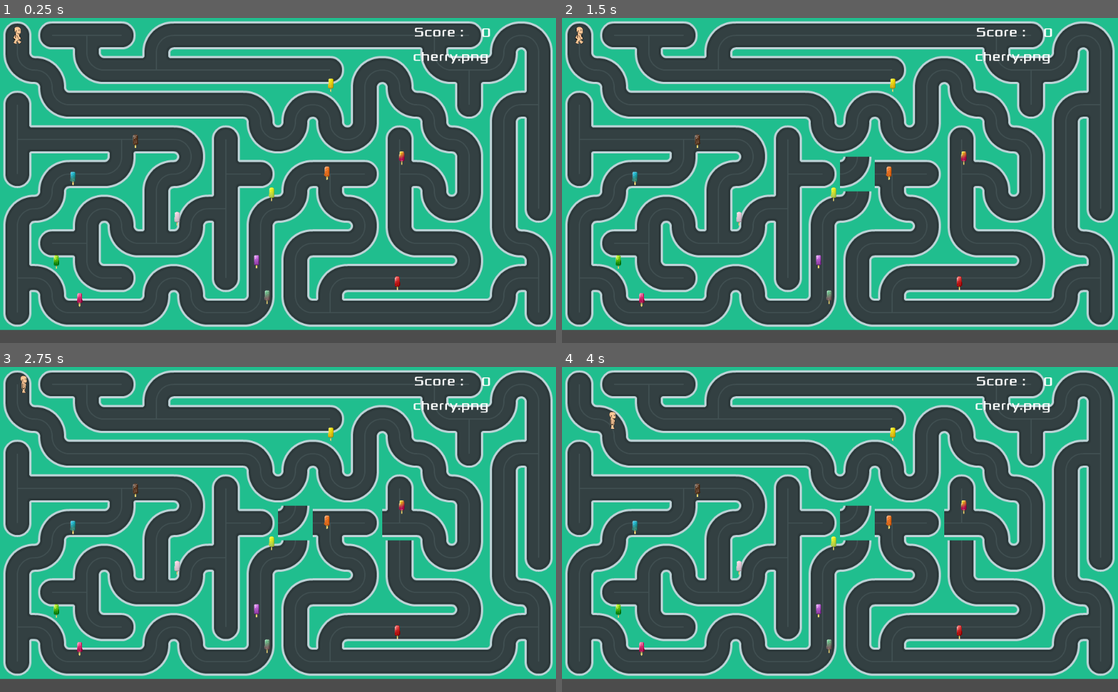
Above: before the commit, frames 1-4 (two rows, left to right).
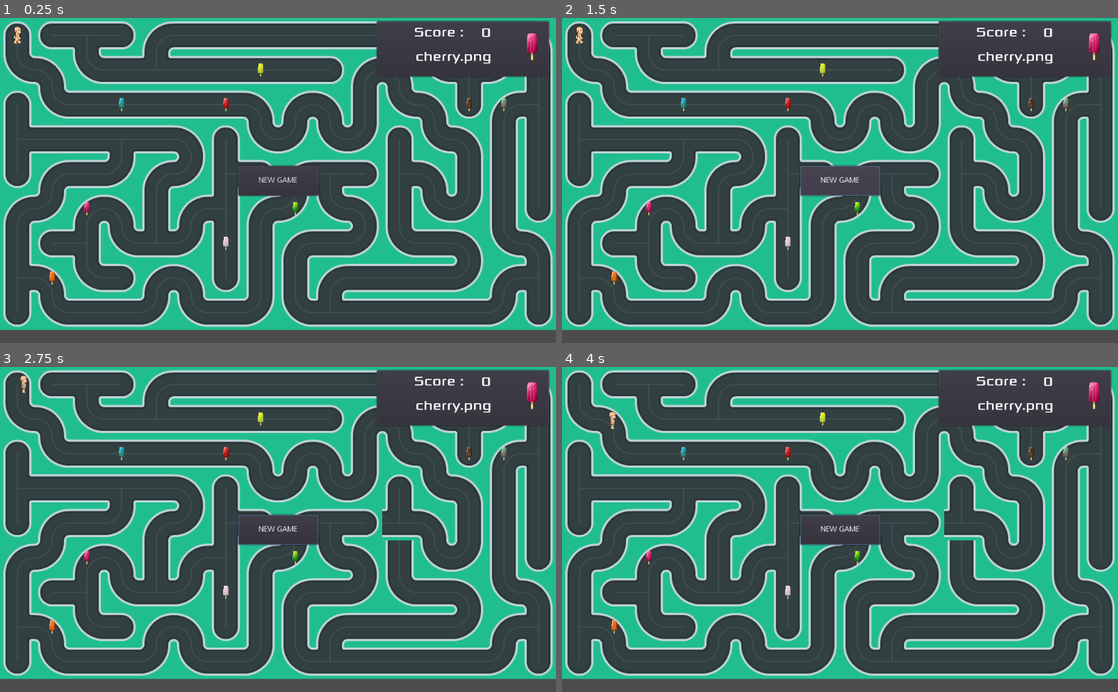
Above: after the commit, the same moments.

Repository: arsany007/BollyTheMalt
Game: Godot game, scene res://Maze.tscn
The game is run twice, just before and just after one commit, with the same random seed, the same clock (stepped at 60 frames per second) and the same inputs.
Inputs (mouse positions are in pixels of both pictures, inside the frame that each line leads up to):
- Up to frame 1 (0.25 s): no input
- Up to frame 2 (1.5 s): click (840, 180) at 0.5 s, where only the run after the commit has a clickable "NEW GAME"; click (840, 180) at 1.25 s, where only the run after the commit has a clickable "NEW GAME"
- Up to frame 3 (2.75 s): tap Enter at 2 s; move the mouse to (400, 513) at 2.02 s; hold Right (ui_right) from 2.03 s (still down); click (400, 513) at 2.17 s
- Up to frame 4 (4 s): tap Space at 2.75 s; move the mouse to (728, 545) at 2.77 s; release Right (ui_right) at 2.78 s; hold Down (ui_down) 2.78-3.53 s; tap Enter at 3.5 s; move the mouse to (895, 458) at 3.52 s; hold Right (ui_right) from 3.53 s (still down)

The runs differ from the first frame. In frame 1, 3.3% of the frame differs, in the area x 8-99%, y 0-89%; in frame 2, 3.7%; in frame 3, 3.6%; in frame 4, 3.6%.

Commit message:
adapt icepoops positions, start newgame/gmaeover

Diff:
--- a/HUD.gd
+++ b/HUD.gd
@@ -1,7 +1,14 @@
 extends CanvasLayer
+
+func new_game():
+	pass
 
 func update_score(score):
 	$Score.text = str(score)
 
 func update_selected_ice_poop(player1_ice_poop):
-	$SelectedIcePoop.text = str(player1_ice_poop)
+	$SelectedIcePoopLabel.text = str(player1_ice_poop)
+	$SelectedIcePoop.texture = load("res://art/" + player1_ice_poop)
+
+func game_over():
+	pass
--- a/HUD.tscn
+++ b/HUD.tscn
@@ -11,6 +11,14 @@
 
 [node name="HUD" type="CanvasLayer"]
 script = ExtResource( 1 )
+
+[node name="PanelContainer" type="PanelContainer" parent="."]
+anchor_left = 1.0
+anchor_right = 1.0
+margin_left = -332.0
+margin_top = 4.0
+margin_right = -11.0
+margin_bottom = 110.0
 
 [node name="ScoreLabel" type="Label" parent="."]
 margin_left = 748.0
@@ -33,11 +41,31 @@
 align = 1
 valign = 1
 
-[node name="SelectedIcePoop" type="Label" parent="."]
-margin_left = 640.0
+[node name="SelectedIcePoopLabel" type="Label" parent="."]
+margin_left = 764.0
 margin_top = 44.0
-margin_right = 1020.0
+margin_right = 907.0
 margin_bottom = 99.0
 custom_fonts/font = SubResource( 2 )
 align = 1
 valign = 1
+
+[node name="SelectedIcePoop" type="TextureRect" parent="."]
+margin_left = 970.0
+margin_top = 28.0
+margin_right = 1034.0
+margin_bottom = 86.0
+rect_scale = Vector2( 0.1, 0.1 )
+
+[node name="Button" type="Button" parent="."]
+anchor_left = 0.5
+anchor_top = 0.5
+anchor_right = 0.5
+anchor_bottom = 0.5
+margin_left = -73.5
+margin_top = -27.5
+margin_right = 73.5
+margin_bottom = 27.5
+text = "NEW GAME"
+
+[node name="AnimationPlayer" type="AnimationPlayer" parent="."]
--- a/Maze.gd
+++ b/Maze.gd
@@ -64,8 +64,8 @@
 		var Icepoop_instance = Icepoop_node.instance()
 		Icepoop_instance.get_node("Sprite").texture = load("res://art/" + Icepoop_key)
 
-		var rand_x = globals.tile_size* rand_range(1,globals.maze_width-1)
-		var rand_y = globals.tile_size* rand_range(1,globals.maze_height-1)
+		var rand_x = globals.tile_size* (randi() % (globals.maze_width-1) + 1)
+		var rand_y = globals.tile_size* (randi() % (globals.maze_height-1) + 1)
 		Icepoop_instance.position = Vector2(globals.center_cell_init+ rand_x, globals.center_cell_init+ rand_y )
 
 		add_child(Icepoop_instance)
--- a/SelectIcePoop.gd
+++ b/SelectIcePoop.gd
@@ -15,9 +15,6 @@
 	player1_ice_poop = choose_player_ice_poop()
 	HUD.update_selected_ice_poop(player1_ice_poop)
 
-
-
-
 func _on_PlayerKini_ice_poop_hit(collided_ice_poop):
 	var collided_ice_poop_node2d = collided_ice_poop as Node2D
 	var collided_ice_poop_name = collided_ice_poop_node2d.get_node("Sprite").texture.resource_path
@@ -26,8 +23,11 @@
 		globals.Icepoops[player1_ice_poop] = globals.ice_poop_state_E.DETECTED_E
 		collided_ice_poop.queue_free()
 		player1_ice_poop = choose_player_ice_poop()
-		HUD.update_score(player1_score)
-		HUD.update_selected_ice_poop(player1_ice_poop)
+		if player1_ice_poop != null:
+			HUD.update_score(player1_score)
+			HUD.update_selected_ice_poop(player1_ice_poop)
+		else:
+			HUD.game_over()
 
 func choose_player_ice_poop():
 	var player = null
@@ -40,4 +40,5 @@
 			globals.Icepoops[selected_ice_poop_key] = globals.ice_poop_state_E.IN_DETECTION_E
 			remaining_keys -=1
 			key_found = true
+
 	return player
